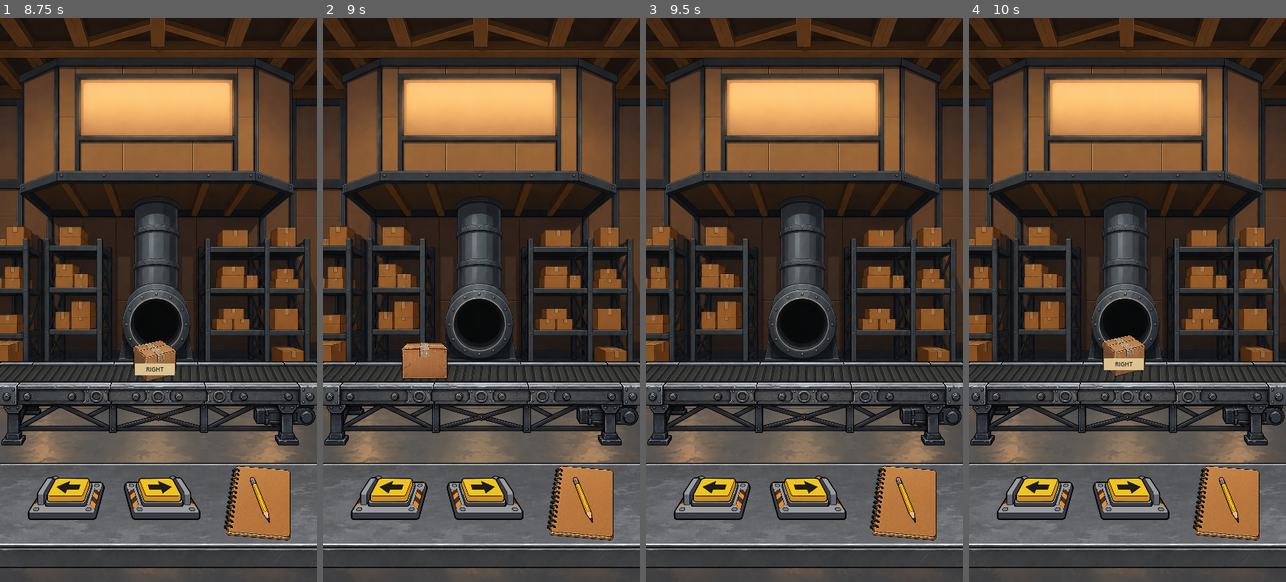
Above: before the commit, frames 1-4 (left to right).
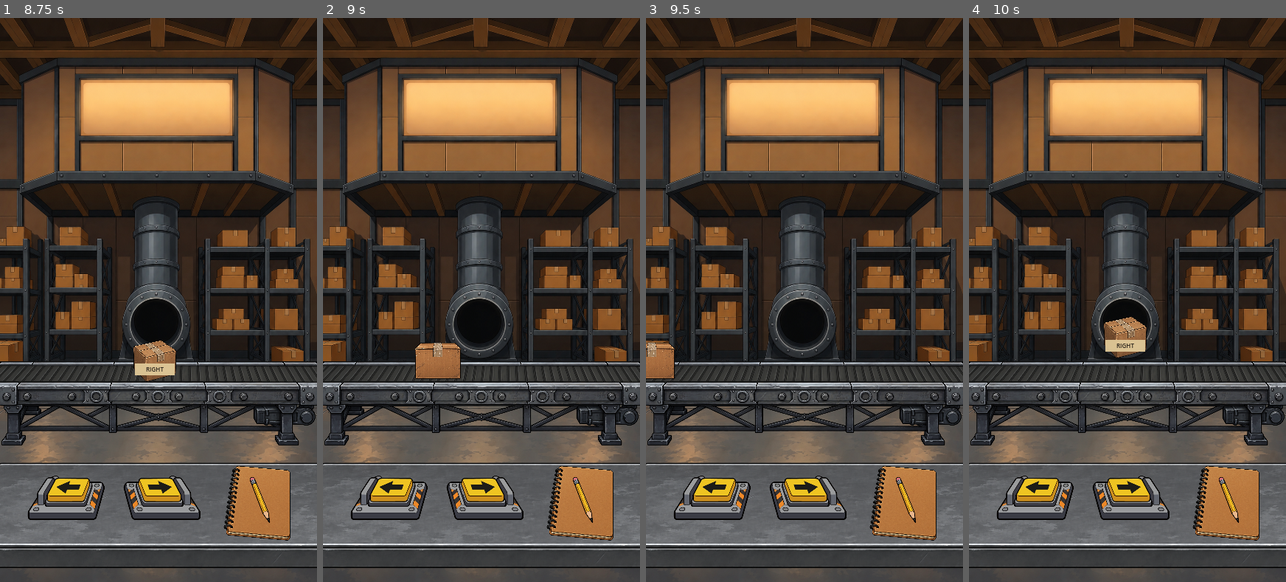
Above: after the commit, the same moments.

Repository: patrickcallahancomedy/comedian
Game: Godot game, scene res://scenes/story/opening_story.tscn
The game is run twice, just before and just after one commit, with the same random seed, the same clock (stepped at 60 frames per second) and the same inputs.
Inputs (mouse positions are in pixels of both pictures, inside the frame that each line leads up to):
- Up to frame 1 (8.75 s): click "CONTINUE" at 0.5 s; click "CONTINUE" at 1.25 s; click "CONTINUE" at 2 s; tap Enter at 2.75, 6.5 s; tap Space at 3.5, 7.25 s; click "CONTINUE" at 4.25 s; click "CONTINUE" at 5 s; click "CONTINUE" at 5.75 s; click "CLOCK IN" at 8 s
- Up to frame 2 (9 s): click (392, 491) at 8.75 s
- Up to frame 3 (9.5 s): no input
- Up to frame 4 (10 s): no input

Frame 1 is identical in both runs. In frame 2, 1.1% of the frame differs, in the area x 0-100%, y 57-65%; in frame 3, 1.2%; in frame 4, 1.2%.

Commit message:
Slow routed box motion to one second

Diff:
--- a/godot/scripts/boxes/boxes_module.gd
+++ b/godot/scripts/boxes/boxes_module.gd
@@ -16,7 +16,7 @@
 var box_ready_position: Vector2
 var current_destination := "left"
 
-const ROUTE_DURATION := 0.75
+const ROUTE_DURATION := 1.0
 const BELT_SHIFT_RATIO := 0.06
 
 var left_normal = preload("res://assets/boxes/left_button.png")
